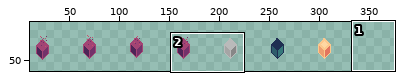
A sprite sheet gets an edit: bleed-client/images/items.png. Above: a wide view before the commit, with the close-up outlined.
Close-up. Before the edit:
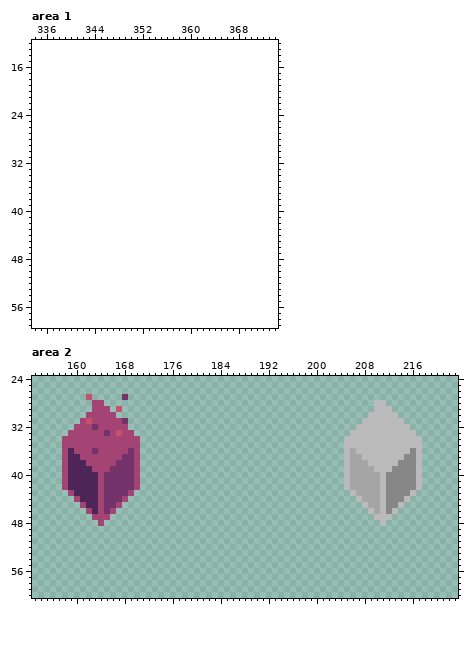
The file is 329x71 pixels. Shown: area 1: x 334..374, y 12..59; area 2: x 153..223, y 24..60. The old version is drawn lined up with the new one, on the new canvas. The wide view leaves out empty margins. The commit also changed other parts of the picture, which this record leaves out.
New version:
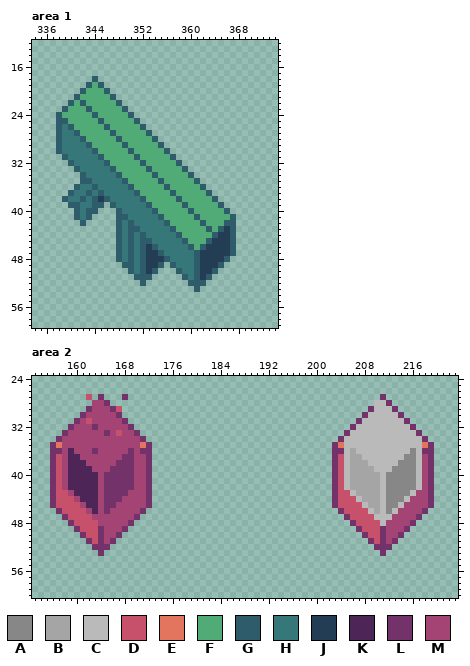
Palette (. is transparent): A #878787  B #a5a5a5  C #bababa  D #c7506b  E #e3755f  F #50ab76  G #2e5c6b  H #36777a  J #223d54  K #4e2557  L #73326a  M #a34474
Diff:
canvas 329x71 -> 376x71
Area 1:
y 18: x 344 . -> G
y 19: x 343..345 ... -> GFG
y 20: x 342..346 ..... -> GFFFG
y 21: x 341..347 ....... -> GFFFFFG
y 22: x 340..348 ......... -> GFGFFFFFG
y 23: x 339..349 ........... -> GFFFGFFFFFG
y 24: x 338..350 ............. -> GFFFFFGFFFFFG
y 25: x 338..351 .............. -> GGFFFFFGFFFFFG
y 26: x 338..352 ............... -> GHGFFFFFGFFFFFG
y 27: x 338..353 ................ -> GHHGFFFFFGFFFFFG
y 28: x 338..354 ................. -> GHHHGFFFFFGFFFFFG
y 29: x 338..355 .................. -> GHHHHGFFFFFGFFFFFG
y 30: x 338..356 ................... -> GHHHHHGFFFFFGFFFFFG
y 31: x 339..357 ................... -> GHHHHHGFFFFFGFFFFFG
y 32: x 340..358 ................... -> GHHHHHGFFFFFGFFFFFG
y 33: x 341..359 ................... -> GHHHHHGFFFFFGFFFFFG
y 34: x 342..360 ................... -> GHHHHHGFFFFFGFFFFFG
y 35: x 342..361 .................... -> GGHHHHHGFFFFFGFFFFFG
y 36: x 341..362 ...................... -> GHHGHHHHHGFFFFFGFFFFFG
y 37: x 340..363 ........................ -> GHHGHGHHHHHGFFFFFGFFFFFG
y 38: x 339..364 .......................... -> GHHGHGJGHHHHHGFFFFFGFFFFFG
y 39: x 340..345 ...... -> GGHHGG; x 347..365 ................... -> GHHHHHGFFFFFGFFFFFG
y 40: x 341..344 .... -> GHGG; x 348..366 ................... -> GHHHHHGFFFFFGFFFFFG
y 41: x 341..343 ... -> GHG; x 348..367 .................... -> GGHHHHHGFFFFFGFFFFFG
y 42: x 342 . -> G; x 348..367 .................... -> GHGHHHHHGFFFFFGFFFGG
y 43: x 348..367 .................... -> GHGGHHHHHGFFFFFGFGJG
y 44: x 348..367 .................... -> GHGHGHHHHHGFFFFFGJJG
y 45: x 348..367 .................... -> GHGHGGHHHHHGFFFGJJJG
y 46: x 348..367 .................... -> GHGHGJGHHHHHGFGJJJJG
y 47: x 348..367 .................... -> GHGHGJJGHHHHHGJJJJJG
y 48: x 348..366 ................... -> GHGHGJJJGHHHHGJJJJG
y 49: x 349..355 ....... -> GGHGJJG; x 357..365 ......... -> GHHHGJJJG
y 50: x 350..354 ..... -> GHGJG; x 358..364 ....... -> GHHGJJG
y 51: x 351..353 ... -> GGG; x 359..363 ..... -> GHGJG
y 52: x 352 . -> G; x 360..362 ... -> GGG
y 53: x 361 . -> G
Area 2:
y 27: x 164 . -> L; x 211 . -> L
y 28: x 165 . -> L; x 212 . -> L
y 29: x 162 . -> L; x 166 . -> L; x 209 . -> L; x 213 . -> L
y 30: x 161 . -> L; x 167 . -> L; x 208 . -> L; x 214 . -> L
y 31: x 160 . -> L; x 207 . -> L; x 215 . -> L
y 32: x 159 . -> L; x 169 . -> L; x 206 . -> L; x 216 . -> L
y 33: x 158 . -> L; x 170 . -> L; x 205 . -> L; x 217 . -> L
y 34: x 157 . -> L; x 171 . -> L; x 204 . -> L; x 218 . -> L
y 35: x 156..157 .. -> LE; x 171..172 .. -> EL; x 203..204 .. -> LE; x 218..219 .. -> EL
y 36: x 156..157 .. -> LL; x 171..172 .. -> LL; x 203..204 .. -> LL; x 218..219 .. -> LL
y 37..42: x 156..157 .. -> LD; x 171..172 .. -> ML; x 203..204 .. -> LD; x 218..219 .. -> ML
y 43: x 156..158 ... -> LDD; x 170..172 ... -> MML; x 203..205 ... -> LDD; x 217..219 ... -> MML
y 44: x 156..159 .... -> LDDD; x 169..172 .... -> MMML; x 203..206 .... -> LDDD; x 216..219 .... -> MMML
y 45: x 156..160 ..... -> LDDDD; x 168..172 ..... -> MMMML; x 203..207 ..... -> LDDDD; x 215..219 ..... -> MMMML
y 46: x 157..161 ..... -> LDDDD; x 167..171 ..... -> MMMML; x 204..208 ..... -> LDDDD; x 214..218 ..... -> MMMML
y 47: x 158..162 ..... -> LDDDD; x 166..170 ..... -> MMMML; x 205..209 ..... -> LDDDD; x 213..217 ..... -> MMMML
y 48: x 159..163 ..... -> LDDDD; x 165..169 ..... -> MMMML; x 206..210 ..... -> LDDDD; x 212..216 ..... -> MMMML
y 49: x 160..168 ......... -> LDDDLMMML; x 207..215 ......... -> LDDDLMMML
y 50: x 161..167 ....... -> LDDLMML; x 208..214 ....... -> LDDLMML
y 51: x 162..166 ..... -> LDLML; x 209..213 ..... -> LDLML
y 52: x 163..165 ... -> LLL; x 210..212 ... -> LLL
y 53: x 164 . -> L; x 211 . -> L
